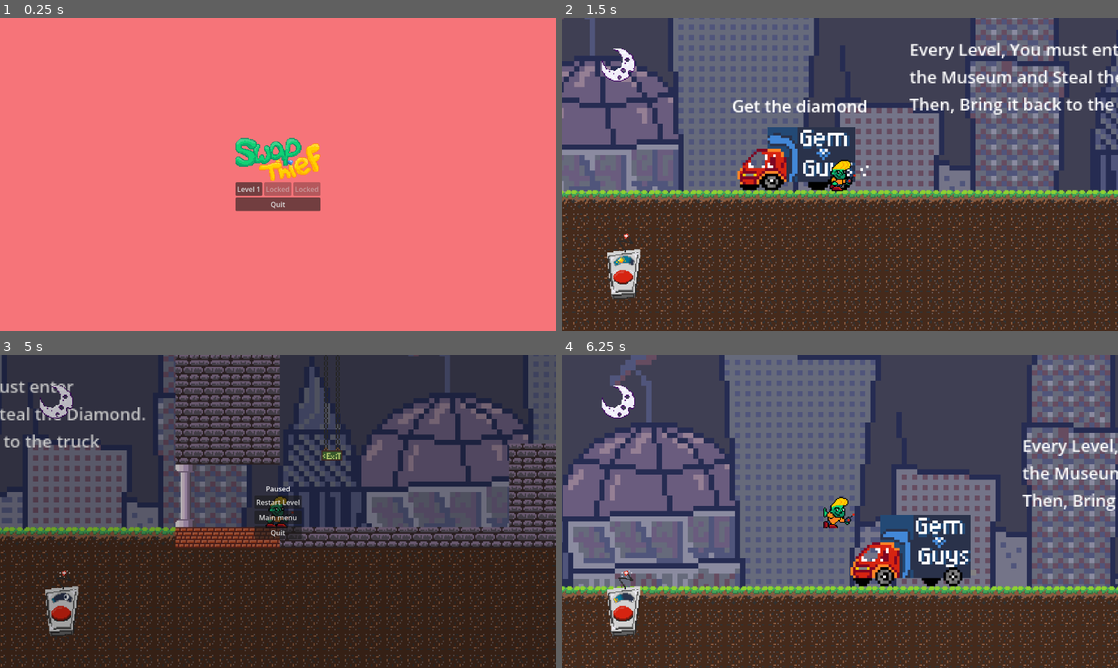
Above: before the commit, frames 1-4 (two rows, left to right).
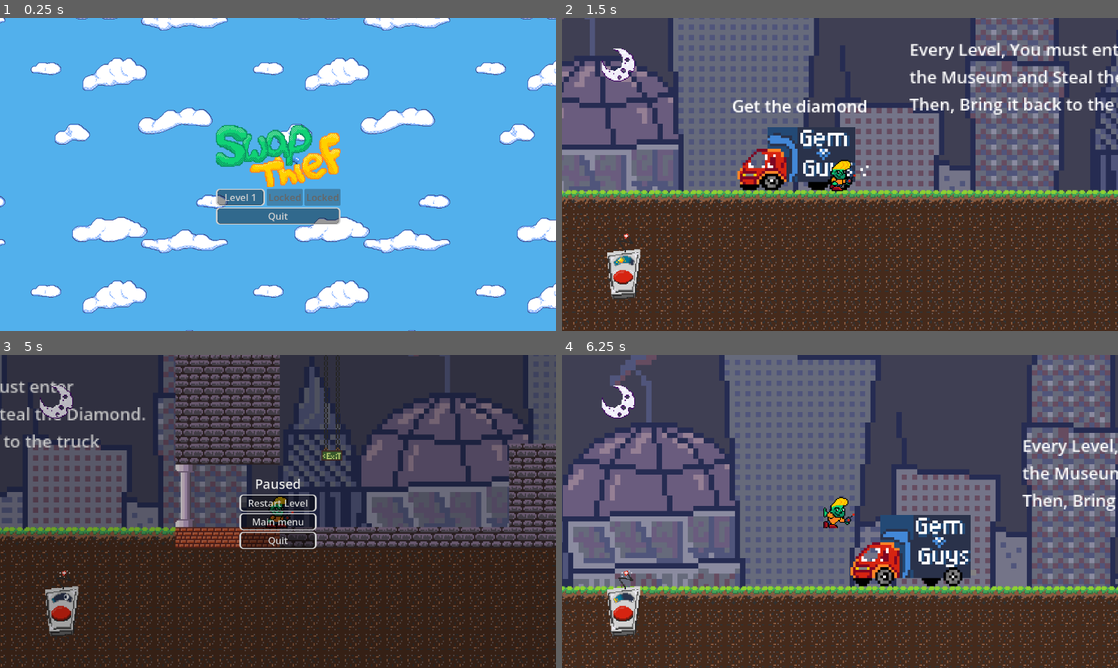
Above: after the commit, the same moments.

Repository: noble-squared/Colorado-Game-Jam
Game: Godot game, scene res://Scenes/main_menu.tscn
Same seed, same stepped clock (60 frames per second), same inputs: the game is played once before the commit and once after it.
Inputs:
- Up to frame 1 (0.25 s): no input
- Up to frame 2 (1.5 s): click "Level 1" at 0.5 s; hold D (Right) from 1.28 s (still down); tap Space (SwapTime) at 1.35 s
- Up to frame 3 (5 s): tap W (Jump) at 1.52, 2.27, 3.77, 4.52 s; tap Space (SwapTime) every 0.75 s from 2.1 to 4.35 s; release D (Right) at 2.78 s; hold A (Left) 2.78-3.53 s; hold D (Right) from 3.53 s (still down); tap Escape (Pause) at 4.9 s
- Up to frame 4 (6.25 s): release D (Right) at 5 s; click "Restart Level" at 5 s; hold A (Left) from 5.78 s (still down); tap Space (SwapTime) at 5.85 s; tap W (Jump) at 6.02 s

The runs differ from the first frame. In frame 1, 100% of the frame differs, in the area x 0-100%, y 0-100%; in frame 2, nothing differs; in frame 3, 1.7%; in frame 4, nothing differs.

Commit message:
Added gameOverTheme to all menus

Diff:
--- a/Scenes/game_win_screen.tscn
+++ b/Scenes/game_win_screen.tscn
@@ -1,6 +1,7 @@
 [gd_scene format=3 uid="uid://d23yub70gobmn"]
 
 [ext_resource type="Texture2D" uid="uid://cubtokjs2aqrs" path="res://assets/art/WinScreen.png" id="1_u5wxy"]
+[ext_resource type="Theme" uid="uid://c0s2fsegqevro" path="res://assets/themes/game_over_theme.tres" id="1_wc5rd"]
 [ext_resource type="PackedScene" uid="uid://b5vw30libii87" path="res://Scenes/buttons/main_menu_button.tscn" id="2_wc5rd"]
 
 [node name="GameWinScreen" type="Control" unique_id=1880170462]
@@ -11,6 +12,7 @@
 anchor_bottom = 1.0
 grow_horizontal = 2
 grow_vertical = 2
+theme = ExtResource("1_wc5rd")
 
 [node name="TextureRect" type="TextureRect" parent="." unique_id=400308924]
 layout_mode = 0
@@ -62,7 +64,7 @@
 
 [node name="MainMenuButton" parent="." unique_id=2134114912 instance=ExtResource("2_wc5rd")]
 layout_mode = 0
-offset_left = 157.0
+offset_left = 141.0
 offset_top = 287.0
-offset_right = 275.0
+offset_right = 301.0
 offset_bottom = 347.0
--- a/Scenes/main_menu.tscn
+++ b/Scenes/main_menu.tscn
@@ -1,8 +1,10 @@
 [gd_scene format=3 uid="uid://ct5ajy8py86rl"]
 
 [ext_resource type="Script" uid="uid://ipyxsm3pqh1q" path="res://Scripts/main_menu.gd" id="1_28flt"]
+[ext_resource type="Theme" uid="uid://c0s2fsegqevro" path="res://assets/themes/game_over_theme.tres" id="1_opfnp"]
 [ext_resource type="PackedScene" uid="uid://dadso51vpxcwh" path="res://Scenes/buttons/level_select_button.tscn" id="2_1ehe0"]
 [ext_resource type="Texture2D" uid="uid://blxmxd040i82o" path="res://assets/art/Title-frame0.png" id="2_ce3w2"]
+[ext_resource type="PackedScene" uid="uid://dv07s1xjqy0p7" path="res://Scenes/CloudBackdrop.tscn" id="2_n45e2"]
 [ext_resource type="PackedScene" uid="uid://c2qh6v3t7l755" path="res://Scenes/buttons/quit_button.tscn" id="3_ce3w2"]
 
 [node name="MainMenu" type="Control" unique_id=223779711]
@@ -13,16 +15,21 @@
 anchor_bottom = 1.0
 grow_horizontal = 2
 grow_vertical = 2
+theme = ExtResource("1_opfnp")
 script = ExtResource("1_28flt")
 
 [node name="Panel" type="ColorRect" parent="." unique_id=208939025]
+z_index = -10
 layout_mode = 1
 anchors_preset = 15
 anchor_right = 1.0
 anchor_bottom = 1.0
 grow_horizontal = 2
 grow_vertical = 2
-color = Color(0.96505576, 0.45334005, 0.47512275, 1)
+color = Color(0.32156864, 0.6901961, 0.9254902, 1)
+
+[node name="CloudBackdrop" parent="." unique_id=47429626 instance=ExtResource("2_n45e2")]
+position = Vector2(13, 670)
 
 [node name="VBoxContainer" type="VBoxContainer" parent="." unique_id=2020027676]
 layout_mode = 1
--- a/Scenes/playerUI/pause_menu.tscn
+++ b/Scenes/playerUI/pause_menu.tscn
@@ -1,6 +1,7 @@
 [gd_scene format=3 uid="uid://cmtdskuc63a1r"]
 
-[ext_resource type="Script" uid="uid://dd8gmt7vcexwq" path="res://Scripts/pause_menu.gd" id="1_emv3i"]
+[ext_resource type="Script" path="res://Scripts/pause_menu.gd" id="1_emv3i"]
+[ext_resource type="Theme" uid="uid://c0s2fsegqevro" path="res://assets/themes/game_over_theme.tres" id="1_huu16"]
 [ext_resource type="PackedScene" uid="uid://bfebdm5v7nnsc" path="res://Scenes/buttons/restart_level_button.tscn" id="2_bpi0q"]
 [ext_resource type="PackedScene" uid="uid://b5vw30libii87" path="res://Scenes/buttons/main_menu_button.tscn" id="3_vmyb1"]
 [ext_resource type="PackedScene" uid="uid://c2qh6v3t7l755" path="res://Scenes/buttons/quit_button.tscn" id="4_myy0f"]
@@ -14,6 +15,7 @@
 anchor_bottom = 1.0
 grow_horizontal = 2
 grow_vertical = 2
+theme = ExtResource("1_huu16")
 script = ExtResource("1_emv3i")
 
 [node name="Panel" type="ColorRect" parent="." unique_id=383057475]
--- a/Scenes/playerUI/win_screen.tscn
+++ b/Scenes/playerUI/win_screen.tscn
@@ -2,6 +2,7 @@
 
 [ext_resource type="PackedScene" uid="uid://bfebdm5v7nnsc" path="res://Scenes/buttons/restart_level_button.tscn" id="1_a00f1"]
 [ext_resource type="Script" uid="uid://dvfj1l6yskakf" path="res://Scripts/win_screen.gd" id="1_kgbfu"]
+[ext_resource type="Theme" uid="uid://c0s2fsegqevro" path="res://assets/themes/game_over_theme.tres" id="1_o2tge"]
 [ext_resource type="Script" uid="uid://bfsob8g8xc4ta" path="res://Scripts/next_button.gd" id="2_awi1s"]
 [ext_resource type="Script" uid="uid://bsjak8ol6q32a" path="res://Scripts/main_menu_button.gd" id="4_fqll3"]
 
@@ -13,6 +14,7 @@
 anchor_bottom = 1.0
 grow_horizontal = 2
 grow_vertical = 2
+theme = ExtResource("1_o2tge")
 script = ExtResource("1_kgbfu")
 
 [node name="Panel" type="ColorRect" parent="." unique_id=1718095429]
--- a/assets/themes/styleboxes/game_over_button_focus.tres
+++ b/assets/themes/styleboxes/game_over_button_focus.tres
@@ -5,7 +5,7 @@
 content_margin_top = 4.0
 content_margin_right = 20.0
 content_margin_bottom = 4.0
-bg_color = Color(1, 1, 1, 0.18431373)
+bg_color = Color(0.48235294, 0.48235294, 0.48235294, 0.18431373)
 border_width_left = 4
 border_width_top = 2
 border_width_right = 4
--- a/assets/themes/styleboxes/game_over_button_hover.tres
+++ b/assets/themes/styleboxes/game_over_button_hover.tres
@@ -5,7 +5,7 @@
 content_margin_top = 4.0
 content_margin_right = 20.0
 content_margin_bottom = 4.0
-bg_color = Color(1, 1, 1, 0.18431373)
+bg_color = Color(0.48178947, 0.48178947, 0.48178947, 0.18431373)
 border_width_left = 4
 border_width_top = 2
 border_width_right = 4
--- a/assets/themes/styleboxes/game_over_button_normal.tres
+++ b/assets/themes/styleboxes/game_over_button_normal.tres
@@ -5,7 +5,7 @@
 content_margin_top = 4.0
 content_margin_right = 20.0
 content_margin_bottom = 4.0
-bg_color = Color(0.6, 0.6, 0.6, 0)
+bg_color = Color(0, 0, 0, 0.40392157)
 border_width_left = 4
 border_width_top = 2
 border_width_right = 4
